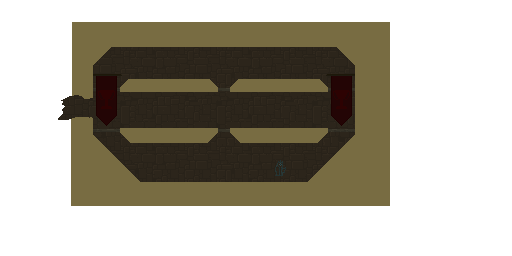
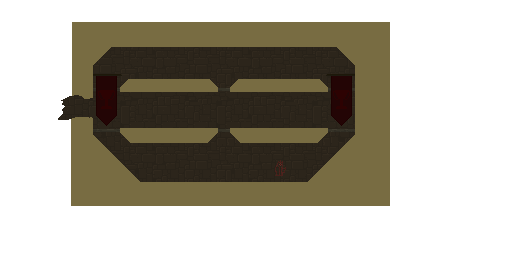
Layers edited between the first and the second 512x256 image:
added layer "Red troll outline" above "statue_master_of_trolling.png" over 275, 160, 286, 176
hid "statue_master_of_trolling.png" over 275, 160, 286, 176
